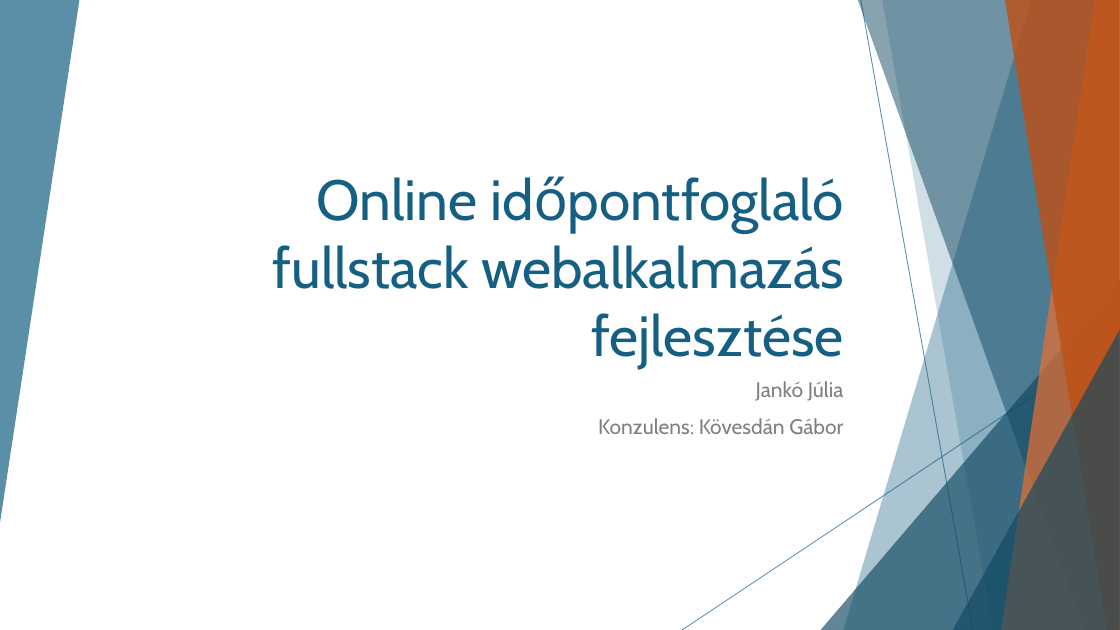
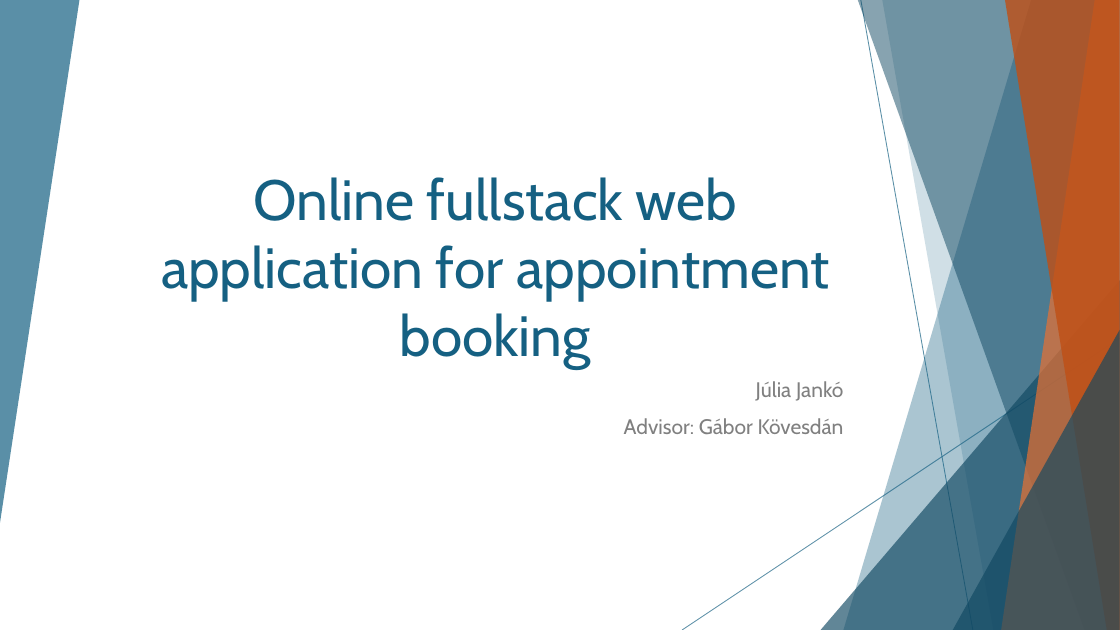
Before and after one commit to julcsi333/appointment-app, a slide deck: slide 1 of docs/Online időpontfoglaló fullstack webalkalmazás fejlesztése.pptx. Drawn at 1120x630 pixels with LibreOffice and Linux fonts; fonts in the diff are those of the drawing. Boxes give left, top, right and bottom in pixels: in the first picture for what was removed or moved away, otherwise in the second. Text is boxed around its words. In the diff, an @@ line names an element or a change of style, - is before the commit and + after.

```diff
--- a/docs/Online időpontfoglaló fullstack webalkalmazás fejlesztése.pptx
+++ b/docs/Online időpontfoglaló fullstack webalkalmazás fejlesztése.pptx
@@ title at (161,177,829,369): text changed @@
-Online időpontfoglaló fullstack webalkalmazás fejlesztése
+Online fullstack web application for appointment booking
@@ subtitle at (624,381,844,434): text changed @@
-Jankó Júlia
-Konzulens: Kövesdán Gábor
+Júlia Jankó
+Advisor: Gábor Kövesdán
```
Also in this commit, not shown: 3 other slides changed, 2 slides added, 2 slides removed, 2 other files.
